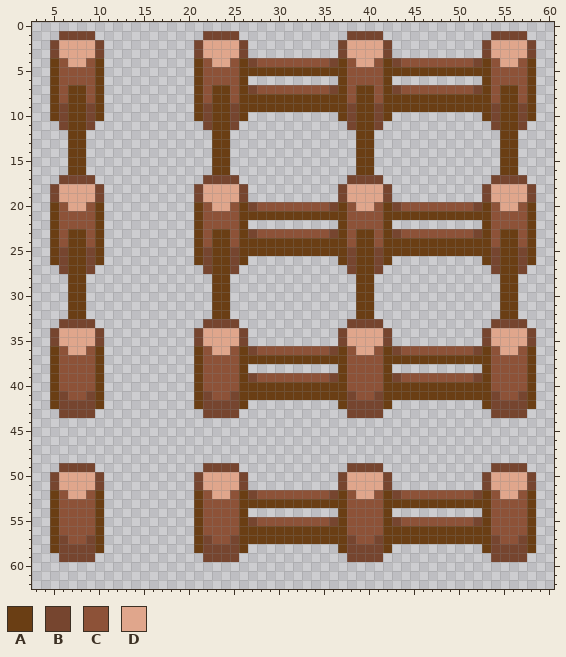
File history of a pixel-art file, Assets/Arts/TileMap_TileRule/Fence/Fences.aseprite. The picture above was drawn from the file before the commit.
80x80 pixels, 1 frame. Shown: x 3..60, y 0..62.
Palette (. is transparent): A #6a3e14  B #76452f  C #8d5238  D #e0a68c
After the commit:
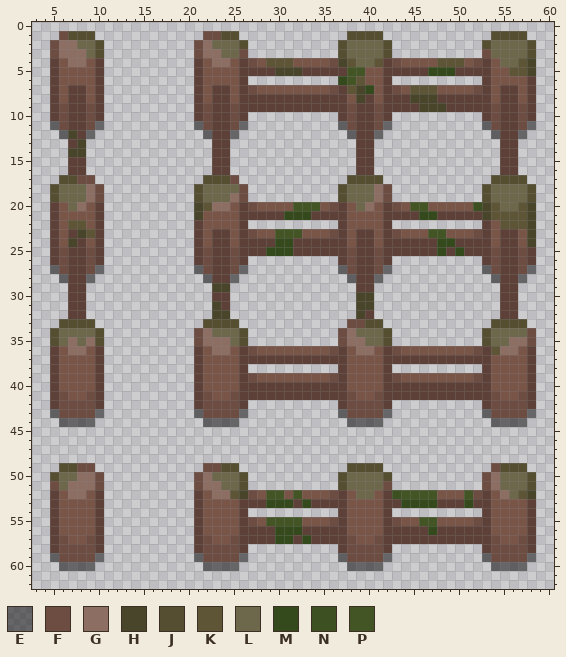
Colours new in this view: E #00000080  F #6d4c41  G #8d6e63  H #49452a  J #554e31  K #5e5537  L #6d674b  M #354a1c  N #3d5021  P #435425
Diff:
layer "Moss" opacity 50% added
layer "Shadow" opacity 50% added
colour A: #6a3e14 -> #5d4037
colour C: #8d5238 -> #795548
Changed rows in their new state; - is a pixel that keeps its letter.
Layers "Shadow", "Moss", "Layer 1":
first column x 5:
 1 -FJJJ------------FFJJ------------JJJJ------------JJJJ-
 2 FGGLLJ----------FGLLLJ----------JLLLLJ----------JLLLLJ
 3 FGGGLJ----------FGGLLF----------JLLLLJ----------FLLLLJ
 4 --GG--------------GG--F-KKK----FHKLLK-F----KKK-F--LLKH
 5 -------------------------HHH-----PP-------MMM------KKH
 6 --------------------------------MPK-------------------
 7 ----------------------F--------F-KHM--F-KKK----F------
 8 ----------------------------------H-----HHH-----------
 9 -F--F------------F--F------------F--F----HHH-----F--F-
10 -F--F------------F--F------------F--F------------F--F-
11 EF--FE----------EF--FE----------EF--FE----------EF--FE
12 -EH-E------------E--E------------E--E------------E--E-
13 ---H--------------------------------------------------
14 --HH--------------------------------------------------
17 -JJFF------------JJJF------------JJJJ------------JJJJ-
18 JLLLGF----------JLLLLF----------JLLLGF----------JLLLLJ
19 JLLLGF----------JLLLGF----------JLLLGF----------JLLLLJ
20 --LG------------HKGG--F----PPP-F--LG--F-PP-----NHKLLKH
21 ----------------H---------MMM------------MM-----HKKKKH
22 --KK----------------------------------------------KKKH
23 ---HK-----------------F--PPP---F------F---PP---F-----H
24 --H----------------------MM----------------MM--------H
25 -F--F------------F--F---MMM------F--F------M-M---F--F-
26 -F--F------------F--F------------F--F------------F--F-
27 EF--FE----------EF--FE----------EF--FE----------EF--FE
28 -E--E------------E--E------------E--E------------E--E-
29 ------------------HH----------------------------------
30 ----------------------------------HH------------------
31 ------------------H---------------HH------------------
32 ------------------HH--------------H-------------------
33 -JJJJ------------JJJJ------------FFJJ------------JJJJ-
34 JLLLLJ----------FGLLLJ----------FGLLLJ----------JLLLLF
35 JLGLGJ----------FGGGLJ----------FGGLLJ----------JLLGGF
36 --GG--------------GG--F--------F--GG--F--------F-KGG--
39 ----------------------F--------F------F--------F------
41 -F--F------------F--F------------F--F------------F--F-
42 -FFFF------------FFFF------------FFFF------------FFFF-
43 EFFFFE----------EFFFFE----------EFFFFE----------EFFFFE
44 -EEEE------------EEEE------------EEEE------------EEEE-
first column x 5:
49 -JJFF------------FFJJ------------JJJJ------------FJJJ-
50 JLLGGF----------FGLLLJ----------JLLLLJ----------FGLLLJ
51 FLGGGF----------FGGLLJ----------JLLLLF----------FGLLLJ
52 --GG--------------GGKHF-PP-P---F--LL--NPPPP---PF--GLKH
53 ------------------------MMM-M----------MMMM---M-------
55 ----------------------F-PPPP---F------F--PP----F------
56 -------------------------MMM--------------M-----------
57 -F--F------------F--F----MM-M----F--F------------F--F-
58 -FFFF------------FFFF------------FFFF------------FFFF-
59 EFFFFE----------EFFFFE----------EFFFFE----------EFFFFE
60 -EEEE------------EEEE------------EEEE------------EEEE-
Where, in picture pixels (left, top, right, bottom), the same in both pictures:
changed: (50, 31, 104, 427)
changed: (194, 31, 536, 427)
changed: (50, 463, 104, 571)
changed: (194, 463, 536, 571)
